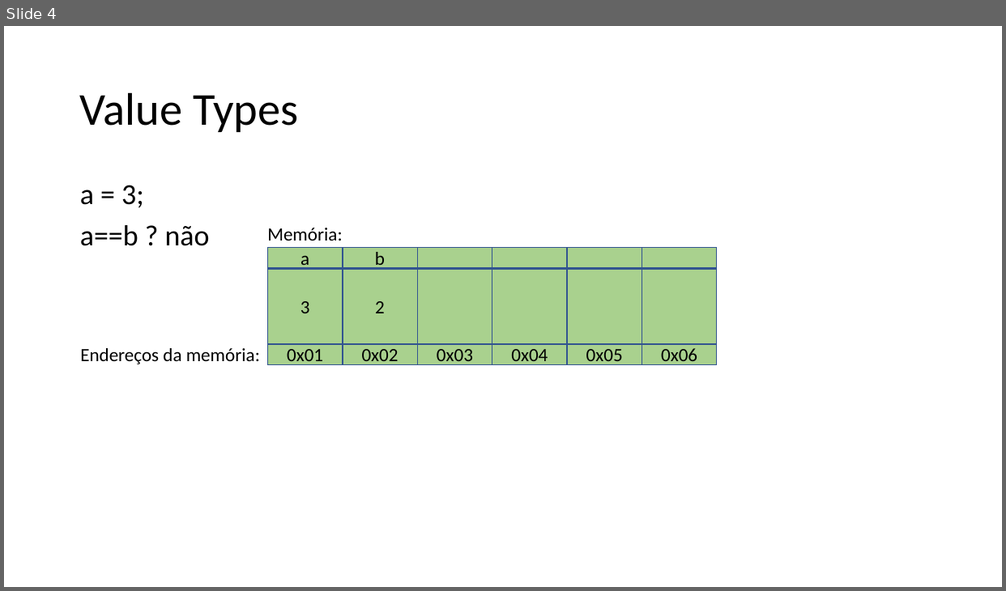
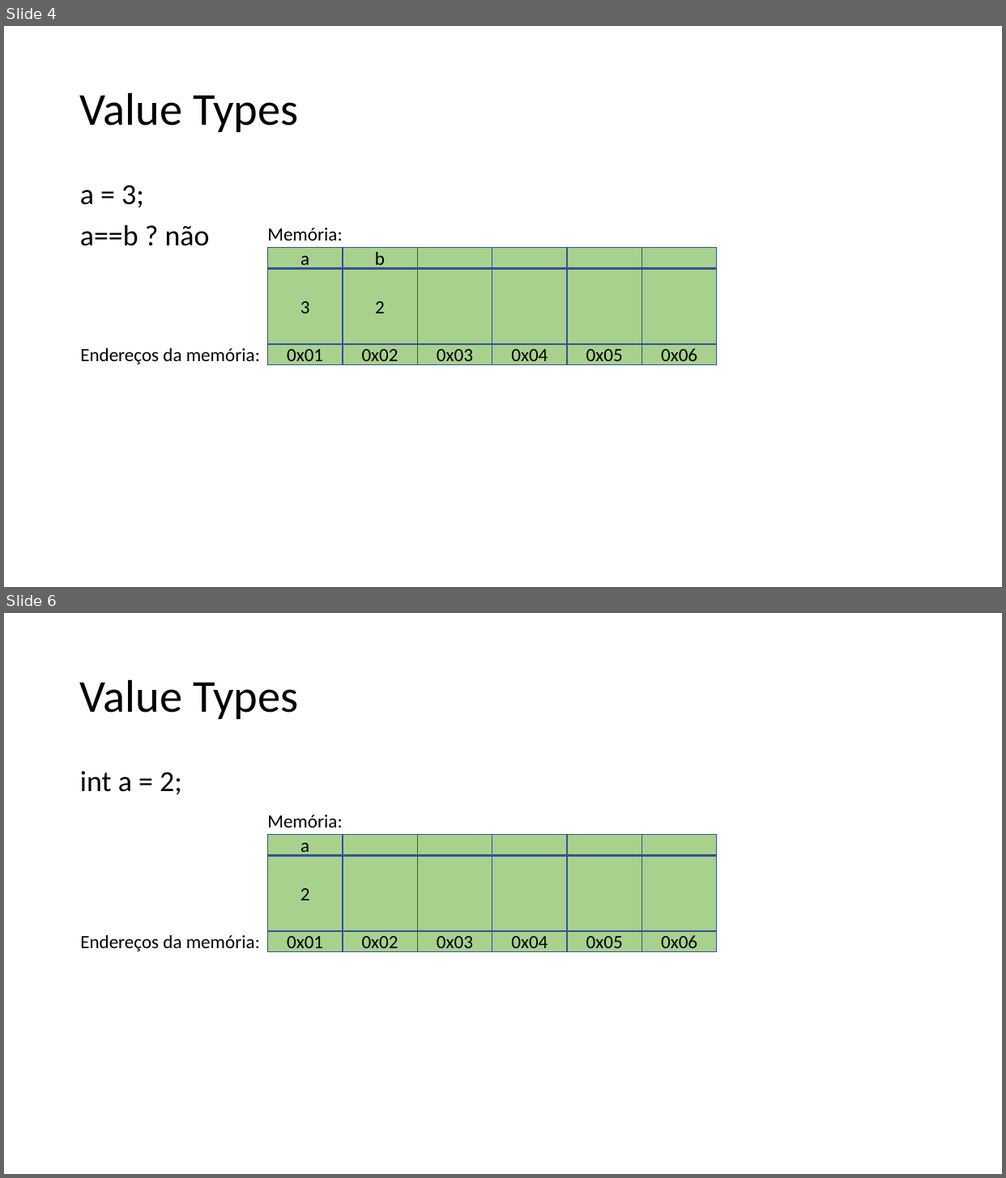
Before and after one commit to vitorrubio/ComparacaoObjetosCSharp, a slide deck: comparacao-objetos.pptx. Shown one above the other, each under a label of ours: slide 4 before the commit, slides 4 and 6 after it; the slides between them are not shown. The pictures are 1006x591 and 1006x1178 pixels, drawn with LibreOffice and Linux fonts; fonts in the diff are those of the drawing. Boxes give left, top, right and bottom in pixels: in the first picture for what was removed or moved away, otherwise in the second. Text is boxed around its words. In the diff, an @@ line names an element or a change of style, - is before the commit and + after.

```diff
--- a/comparacao-objetos.pptx
+++ b/comparacao-objetos.pptx
@@ slide 6 added at box(4, 613, 1002, 1174), background #FFFFFF @@
@@ title added at box(80, 679, 298, 719), 44 pt, text #000000 @@
+Value Types
@@ text added at box(80, 771, 182, 795), 28 pt, text #000000 @@
+int a = 2;
@@ text added at box(267, 815, 342, 828), 18 pt, text #000000 @@
+Memória:
@@ rectangle added at box(267, 835, 343, 855), fill #A9D18E, outline #325491 1 pt, 18 pt, text #000000 @@
+a
@@ rectangle added at box(343, 835, 417, 855), fill #A9D18E, outline #325491 1 pt @@
@@ rectangle added at box(417, 835, 492, 855), fill #A9D18E, outline #325491 1 pt @@
@@ rectangle added at box(492, 835, 567, 855), fill #A9D18E, outline #325491 1 pt @@
@@ rectangle added at box(567, 835, 641, 855), fill #A9D18E, outline #325491 1 pt @@
@@ rectangle added at box(641, 835, 717, 855), fill #A9D18E, outline #325491 1 pt @@
@@ rectangle added at box(267, 856, 343, 931), fill #A9D18E, outline #325491 1 pt, 18 pt, text #000000 @@
+2
@@ rectangle added at box(343, 856, 417, 931), fill #A9D18E, outline #325491 1 pt @@
@@ rectangle added at box(417, 856, 492, 931), fill #A9D18E, outline #325491 1 pt @@
@@ rectangle added at box(492, 856, 567, 931), fill #A9D18E, outline #325491 1 pt @@
@@ rectangle added at box(567, 856, 641, 931), fill #A9D18E, outline #325491 1 pt @@
@@ rectangle added at box(641, 856, 717, 931), fill #A9D18E, outline #325491 1 pt @@
@@ text added at box(80, 935, 260, 952), 18 pt, text #000000 @@
+Endereços da memória:
@@ rectangle added at box(267, 931, 343, 952), fill #A9D18E, outline #325491 1 pt, 18 pt, text #000000 @@
+0x01
@@ rectangle added at box(343, 931, 417, 952), fill #A9D18E, outline #325491 1 pt, 18 pt, text #000000 @@
+0x02
@@ rectangle added at box(417, 931, 492, 952), fill #A9D18E, outline #325491 1 pt, 18 pt, text #000000 @@
+0x03
@@ rectangle added at box(492, 931, 567, 952), fill #A9D18E, outline #325491 1 pt, 18 pt, text #000000 @@
+0x04
@@ rectangle added at box(567, 931, 641, 952), fill #A9D18E, outline #325491 1 pt, 18 pt, text #000000 @@
+0x05
@@ rectangle added at box(641, 931, 717, 952), fill #A9D18E, outline #325491 1 pt, 18 pt, text #000000 @@
+0x06
```
Also in this commit, not shown: 1 other slide added, 15 other files.
